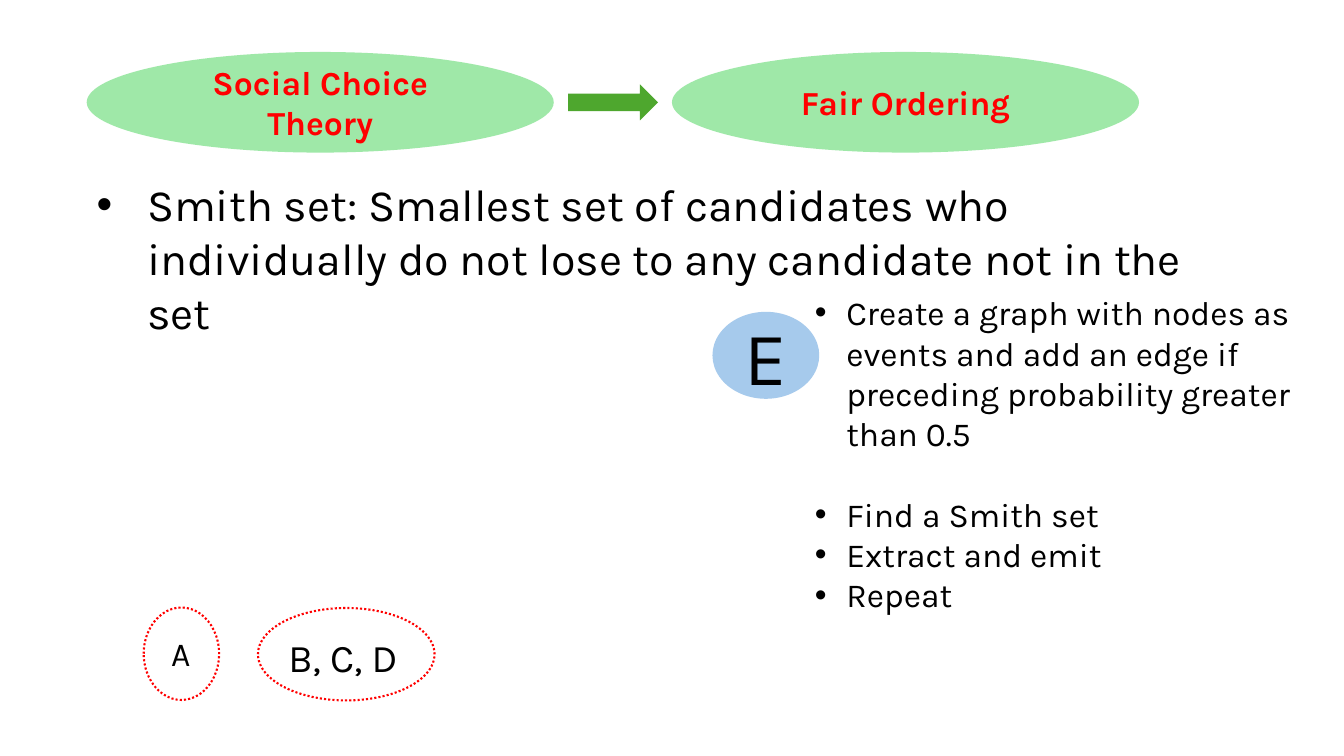
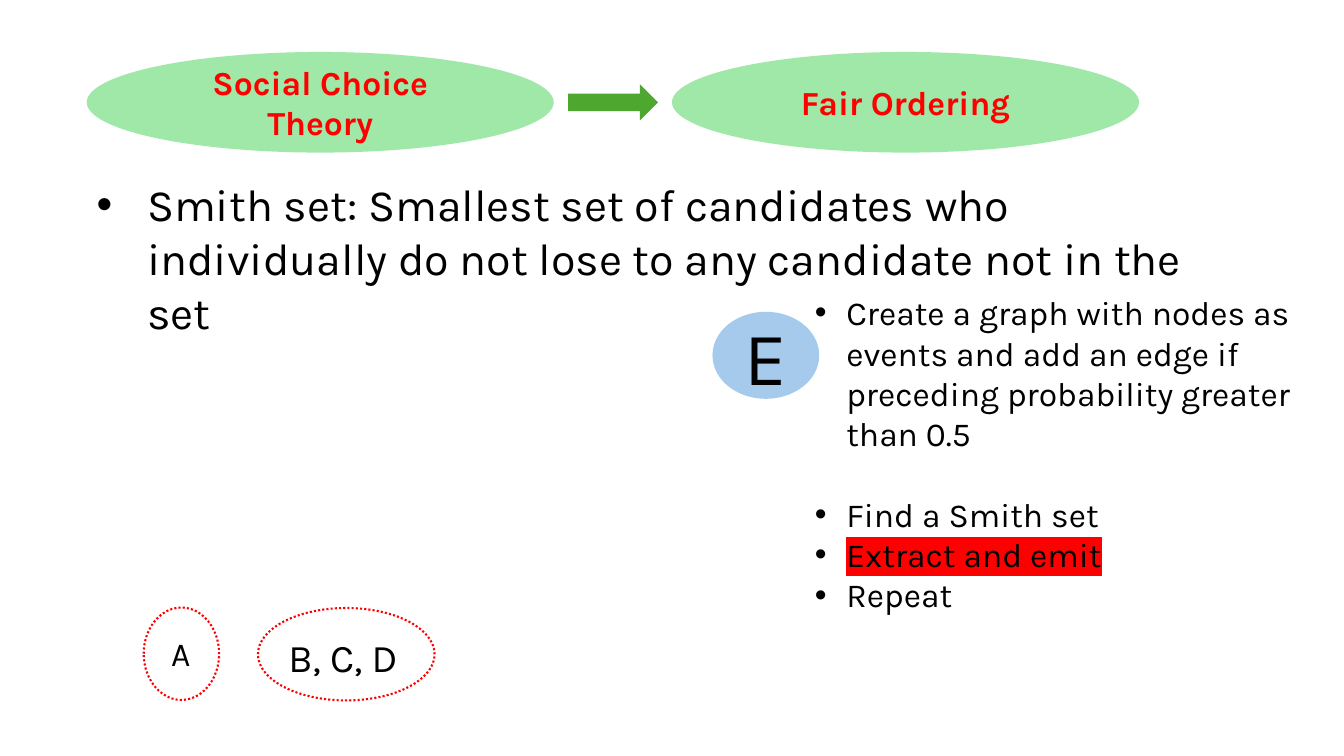
Before and after one commit to HaseebLUMS/Onyx-Presentation, a slide deck: slide 155 of thesis-latency-fairness.pptx (slide 154 before the commit). Drawn at 1344x756 pixels with LibreOffice and Linux fonts; fonts in the diff are those of the drawing. Boxes give left, top, right and bottom in pixels: in the first picture for what was removed or moved away, otherwise in the second. Text is boxed around its words. In the diff, an @@ line names an element or a change of style, - is before the commit and + after.

```diff
--- a/thesis-latency-fairness.pptx
+++ b/thesis-latency-fairness.pptx
@@ text at [846,544,1101,568]: highlight none to #FF0000 in "Extract and emit" @@
```
Also in this commit, not shown: 7 other slides changed, 1 slide added.
